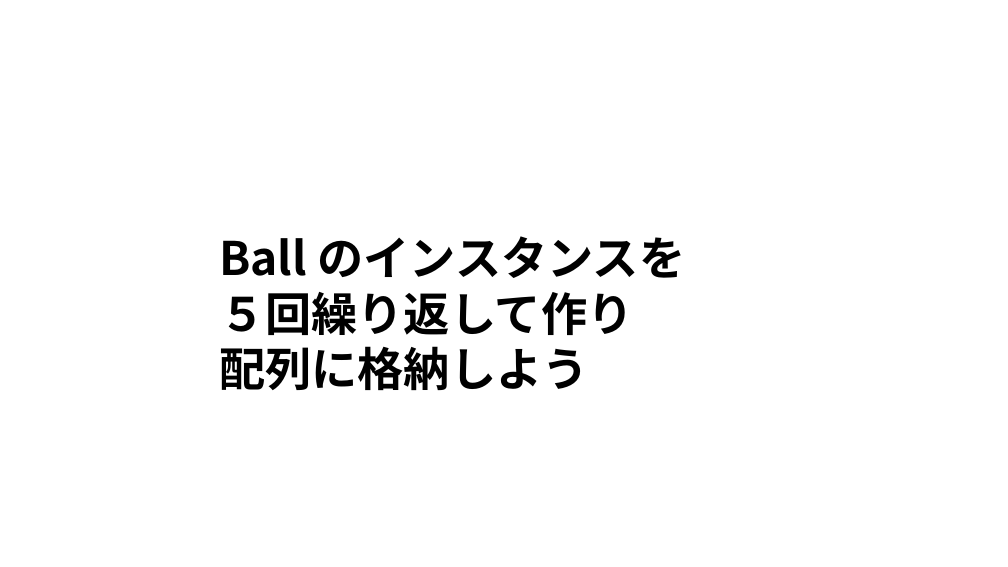
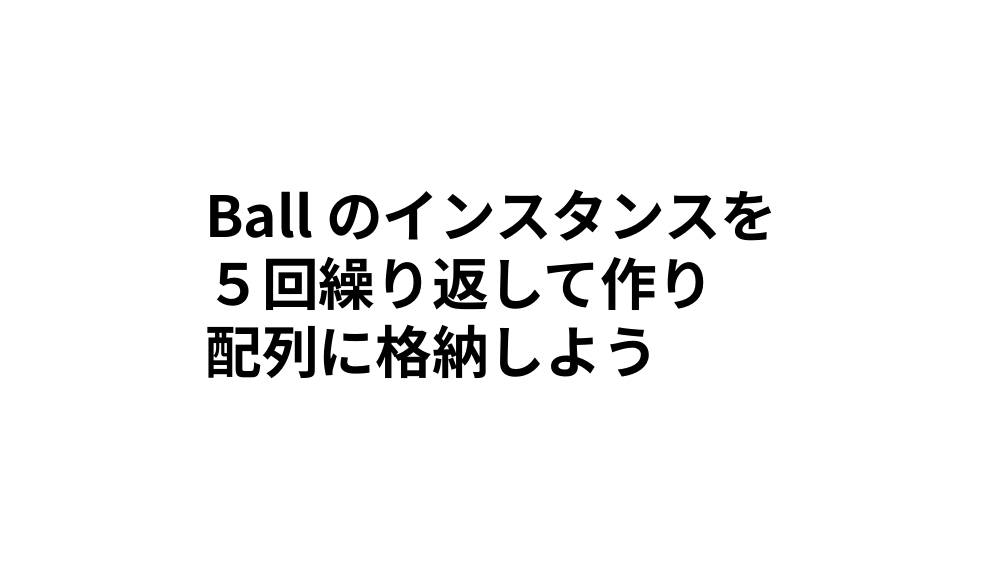
Before and after one commit to amami-harhid/p5jsPracticeSamples, a slide deck: slide 111 of Documents/p5Js_practice02.pptx (slide 71 before the commit). Drawn at 1008x567 pixels with LibreOffice and Linux fonts; fonts in the diff are those of the drawing. Boxes give left, top, right and bottom in pixels: in the first picture for what was removed or moved away, otherwise in the second. Text is boxed around its words. In the diff, an @@ line names an element or a change of style, - is before the commit and + after.

```diff
--- a/Documents/p5Js_practice02.pptx
+++ b/Documents/p5Js_practice02.pptx
@@ text "Ball のインスタンスを": place and size @@
-text "Ball のインスタンスを" at [219, 236, 686, 390]
+text "Ball のインスタンスを" at [205, 189, 777, 378]
@@ text "Ball のインスタンスを" at [205, 189, 777, 378]: size 44 to 54 pt @@
```
Also in this commit, not shown: 5 other slides changed, 42 slides added, 1 slide removed.
